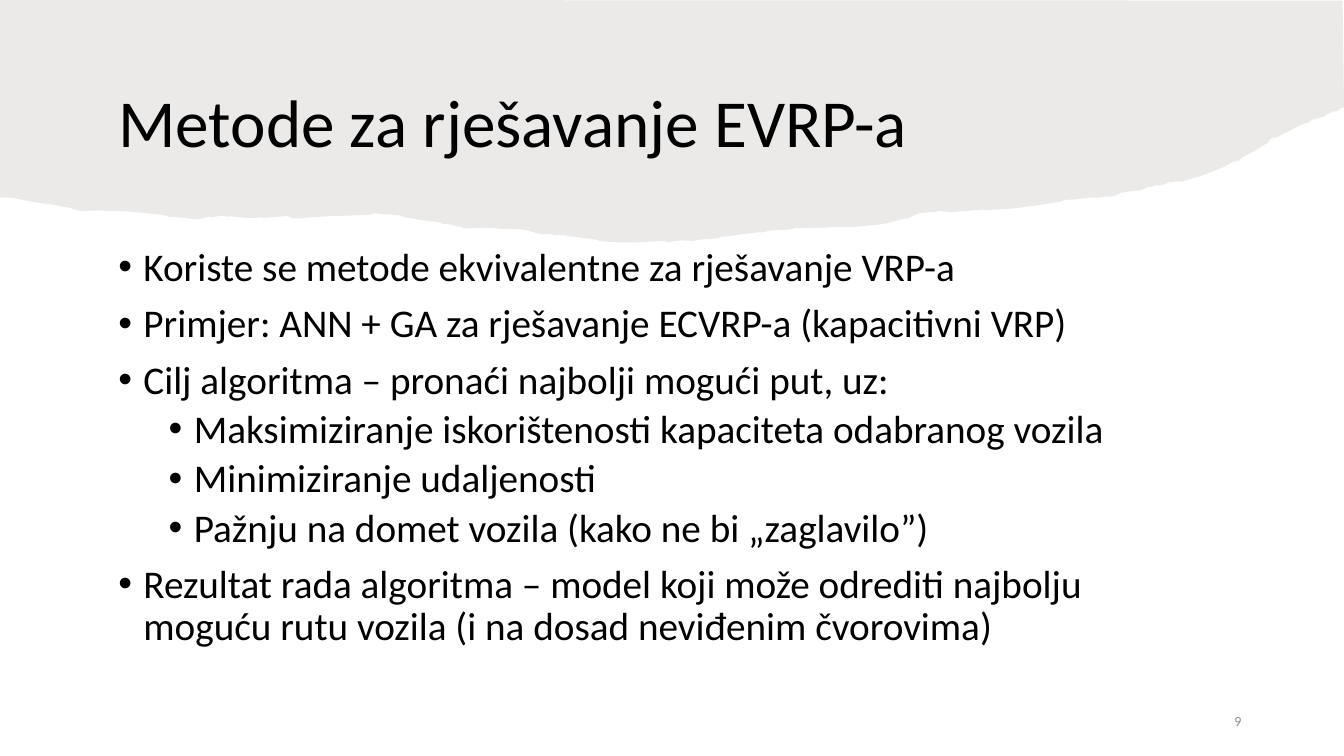
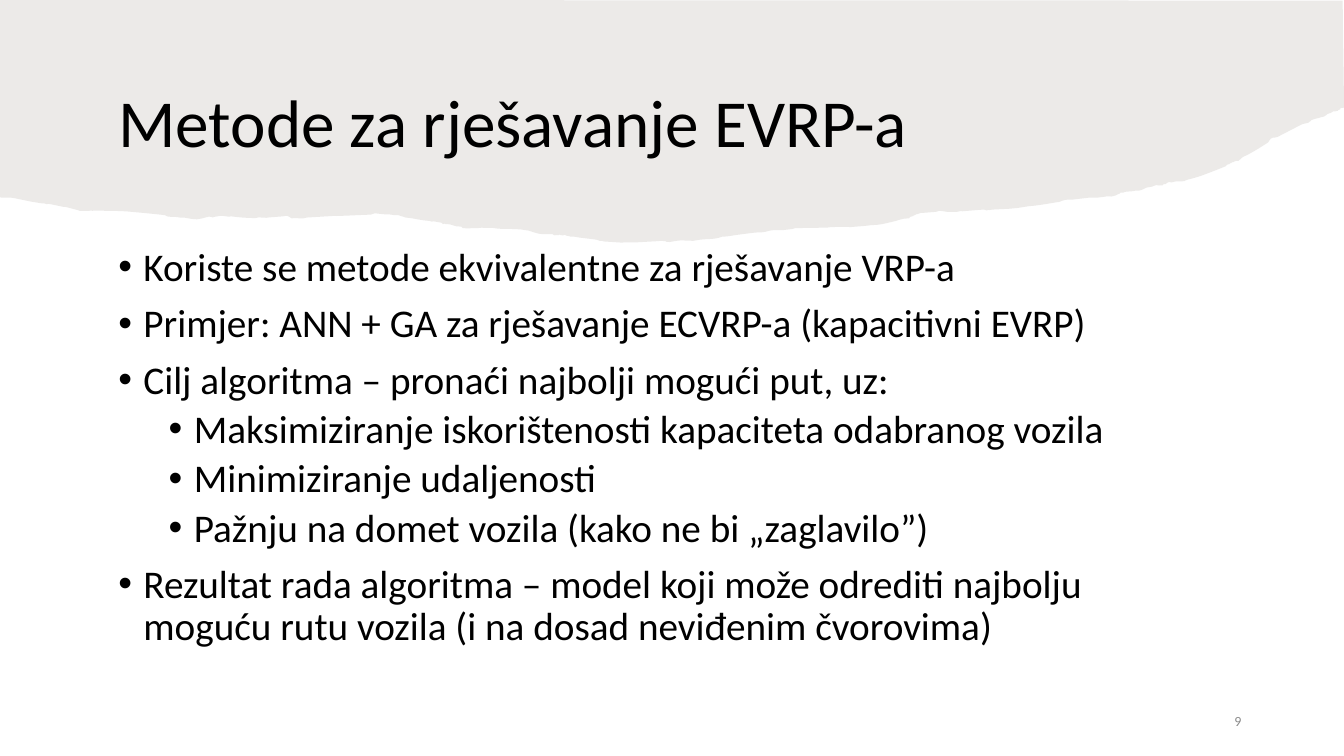
Before and after one commit to TinJukic/Seminar-2, a slide deck: slide 9 of Rješavanje problema usmjeravanja električnih vozila - Tin Jukić.pptx. Drawn at 1344x756 pixels with LibreOffice and Linux fonts; fonts in the diff are those of the drawing. Boxes give left, top, right and bottom in pixels: in the first picture for what was removed or moved away, otherwise in the second. Text is boxed around its words. In the diff, an @@ line names an element or a change of style, - is before the commit and + after.

```diff
--- a/Rješavanje problema usmjeravanja električnih vozila - Tin Jukić.pptx
+++ b/Rješavanje problema usmjeravanja električnih vozila - Tin Jukić.pptx
@@ text at box(143, 308, 1086, 344): text changed @@
-• Primjer: ANN + GA za rješavanje ECVRP-a (kapacitivni VRP)
+• Primjer: ANN + GA za rješavanje ECVRP-a (kapacitivni EVRP)
```
Also in this commit, not shown: 2 other slides changed.
